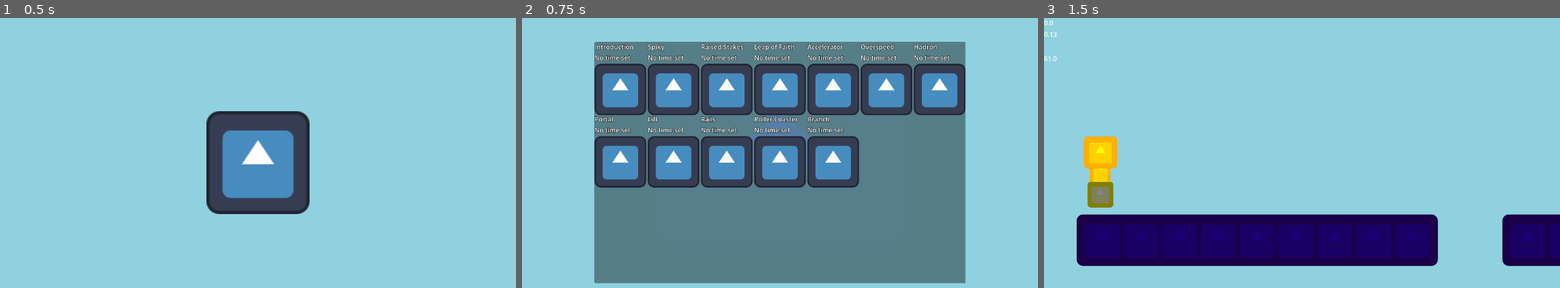
Above: before the commit, frames 1-3 (left to right).
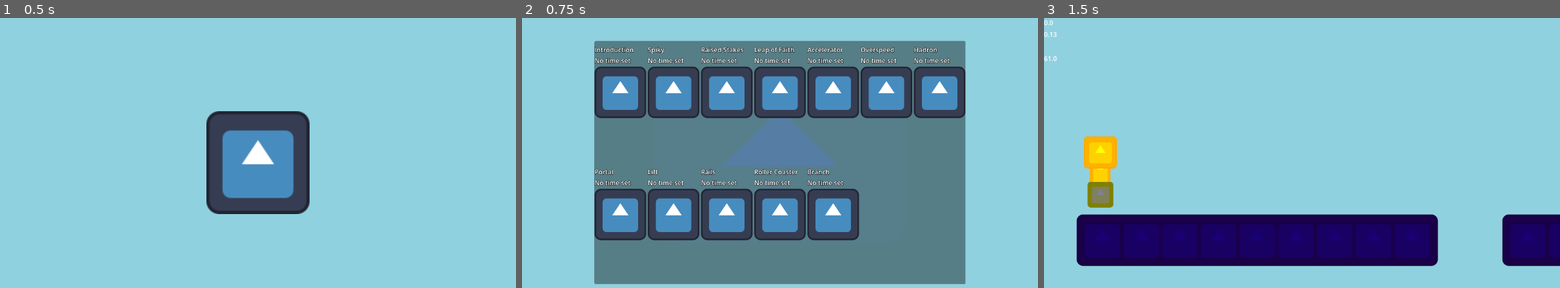
Above: after the commit, the same moments.

Repository: Penguinja8/godot-icon-game
Game: Godot game, scene res://main/main.tscn
The game is run twice, just before and just after one commit, with the same random seed, the same clock (stepped at 60 frames per second) and the same inputs. The engine's default icon, where the game draws it, is replaced by a stand-in: a white triangle on a blue panel in a dark square.
Inputs (mouse positions are in pixels of both pictures, inside the frame that each line leads up to):
- Up to frame 1 (0.5 s): no input
- Up to frame 2 (0.75 s): click (780, 163) at 0.5 s
- Up to frame 3 (1.5 s): click (1142, 88) at 1.27 s

Frame 1 is identical in both runs. In frame 2, 26% of the frame differs, in the area x 14-86%, y 8-99%; in frame 3, nothing differs.

Commit message:
fqwipoifjwepofw

Diff:
--- a/main/level_select.tscn
+++ b/main/level_select.tscn
@@ -93,8 +93,9 @@
 level_name = "Roller Coaster"
 prerequisite_level = NodePath("../Rails")
 
-[node name="LevelSelectButton" parent="PanelContainer/BoxContainer" unique_id=2043522547 instance=ExtResource("4_q0wi5")]
+[node name="LevelSelectButton" parent="PanelContainer/BoxContainer" unique_id=2043522547 node_paths=PackedStringArray("prerequisite_level") instance=ExtResource("4_q0wi5")]
 layout_mode = 2
 level_path = "res://levels/branch.tscn"
 level_name = "Branch"
 level_clear_requirement = 9
+prerequisite_level = NodePath("../Roller Coaster")
--- a/main/level_select_button.tscn
+++ b/main/level_select_button.tscn
@@ -13,7 +13,7 @@
 shader_parameter/shine_size = 0.001
 
 [node name="LevelSelectButton" type="Control" unique_id=1425155114]
-custom_minimum_size = Vector2(128, 176)
+custom_minimum_size = Vector2(128, 300)
 layout_mode = 3
 anchors_preset = 15
 anchor_right = 1.0
@@ -29,8 +29,9 @@
 
 [node name="VBox" type="VBoxContainer" parent="." unique_id=433928746]
 layout_mode = 0
-offset_right = 40.0
-offset_bottom = 40.0
+offset_right = 128.0
+offset_bottom = 200.0
+alignment = 1
 
 [node name="LevelName" type="Label" parent="VBox" unique_id=1931114983]
 custom_minimum_size = Vector2(128, 0)
